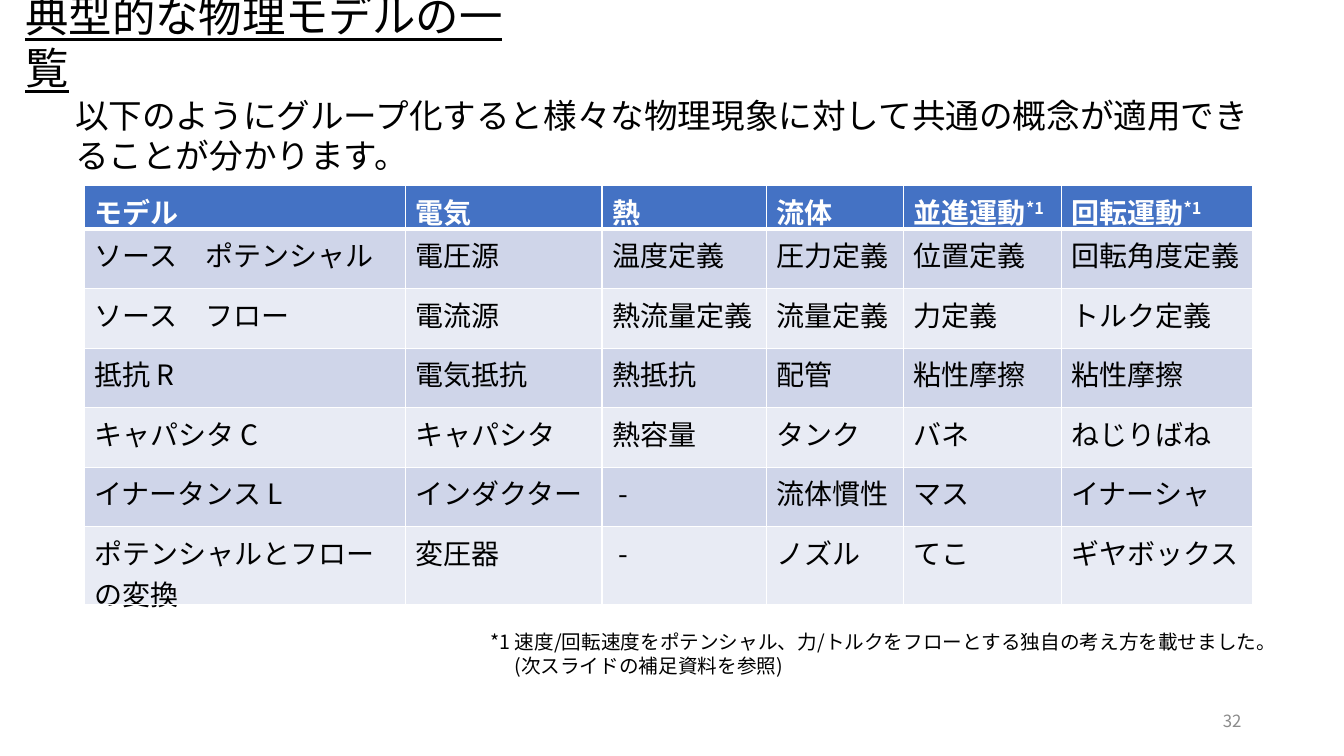
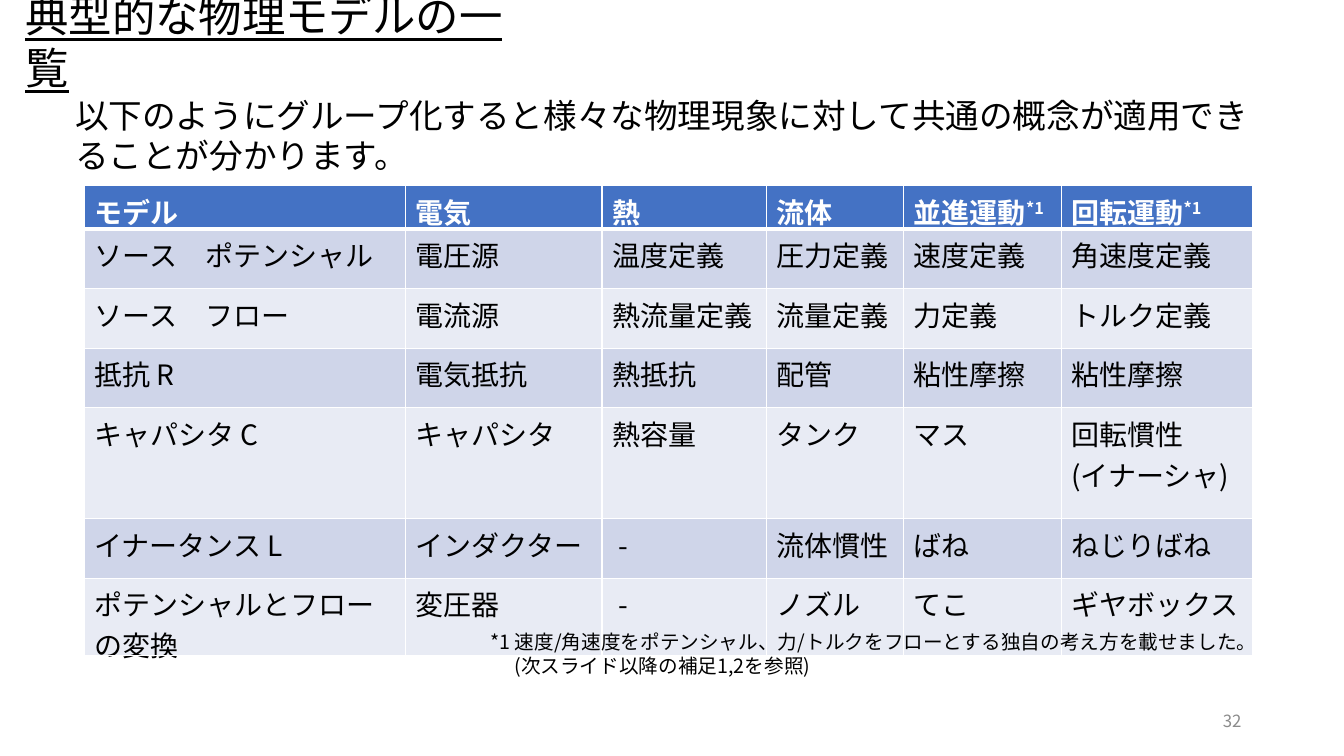
Before and after one commit to UedaShigenori/OpenModelica_Tutorials_Ja, a slide deck: slide 32 of 7_PhysicsDomainModel/OpenModelica_Tutorials_7_PlantModel.pptx. Drawn at 1344x756 pixels with LibreOffice and Linux fonts; fonts in the diff are those of the drawing. Boxes give left, top, right and bottom in pixels: in the first picture for what was removed or moved away, otherwise in the second. Text is boxed around its words. In the diff, an @@ line names an element or a change of style, - is before the commit and + after.

Commit message:
誤字修正　「典型的な物理モデルの一覧 – 補足1，2」追加

```diff
--- a/7_PhysicsDomainModel/OpenModelica_Tutorials_7_PlantModel.pptx
+++ b/7_PhysicsDomainModel/OpenModelica_Tutorials_7_PlantModel.pptx
@@ table at box(85, 186, 1253, 663) @@
-row 2, column 5: 位置定義
+row 2, column 5: 速度定義
-row 2, column 6: 回転角度定義
+row 2, column 6: 角速度定義
-row 5, column 5: バネ
+row 5, column 5: マス
-row 5, column 6: ねじりばね
+row 5, column 6: 回転慣性 / (イナーシャ)
-row 6, column 5: マス
+row 6, column 5: ばね
-row 6, column 6: イナーシャ
+row 6, column 6: ねじりばね
@@ text at box(490, 632, 1257, 677): text changed @@
-*1 速度/回転速度をポテンシャル、力/トルクをフローとする独自の考え方を載せました。
-(次スライドの補足資料を参照)
+*1 速度/角速度をポテンシャル、力/トルクをフローとする独自の考え方を載せました。
+(次スライド以降の補足1,2を参照)
```
Also in this commit, not shown: 3 other slides changed, 1 slide added, 1 other file.
